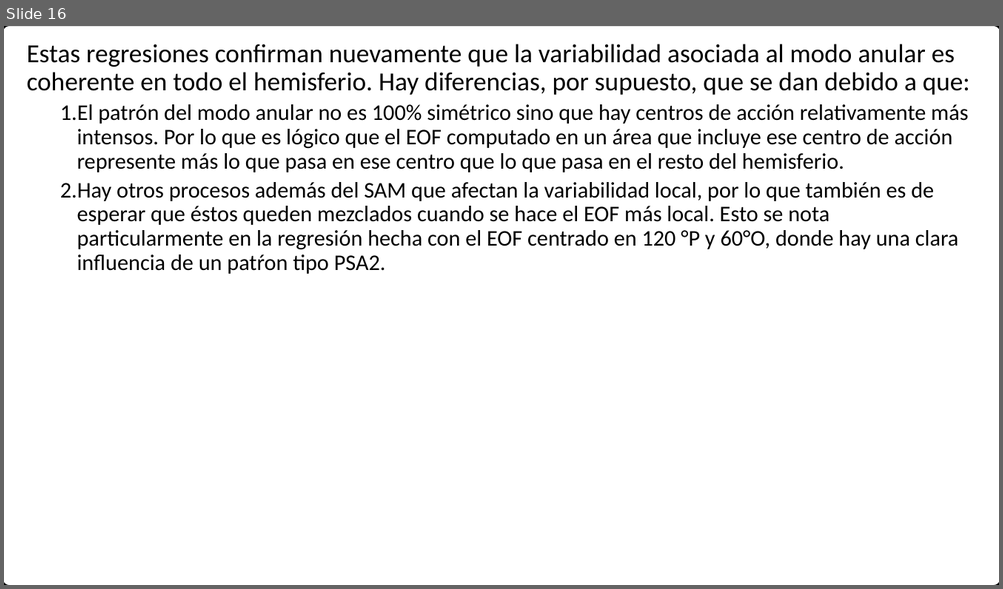
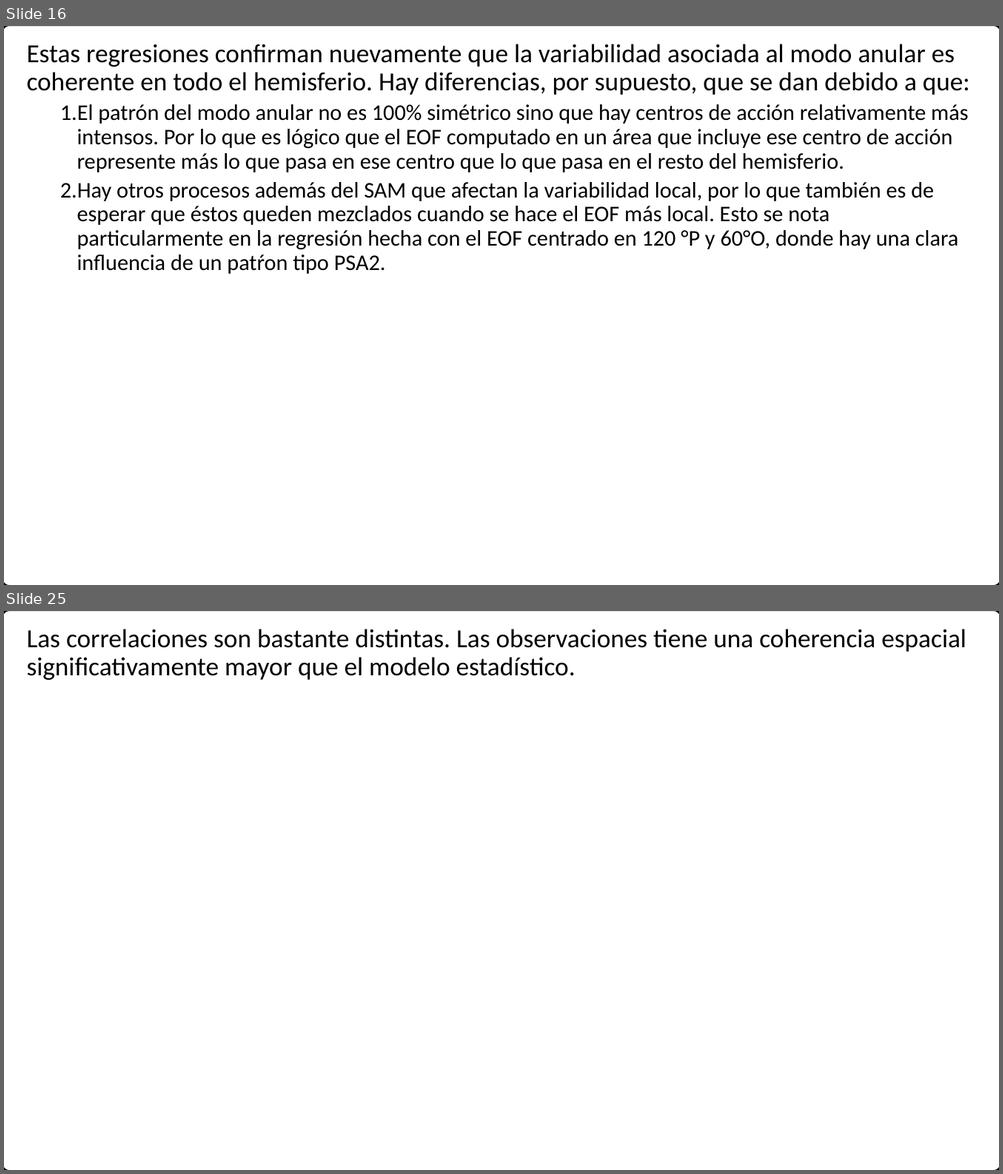
Before and after one commit to eliocamp/onda3, a slide deck: 27-CKV.pptx. Shown one above the other, each under a label of ours: slide 16 before the commit, slides 16 and 25 after it; the slides between them are not shown. The pictures are 1003x589 and 1003x1174 pixels, drawn with LibreOffice and Linux fonts; fonts in the diff are those of the drawing. Boxes give left, top, right and bottom in pixels: in the first picture for what was removed or moved away, otherwise in the second. Text is boxed around its words. In the diff, an @@ line names an element or a change of style, - is before the commit and + after.

```diff
--- a/27-CKV.pptx
+++ b/27-CKV.pptx
@@ slide 25 added at [4, 611, 999, 1170], background #FFFFFF; not listed: 1 template element that a slide beside it also shows @@
@@ text added at [27, 629, 966, 680], 25.2 pt, text #000000 @@
+Las correlaciones son bastante distintas. Las observaciones tiene una coherencia espacial significativamente mayor que el modelo estadístico.
```
Also in this commit, not shown: 1 slide changed, 8 other slides added, 3 other files.
